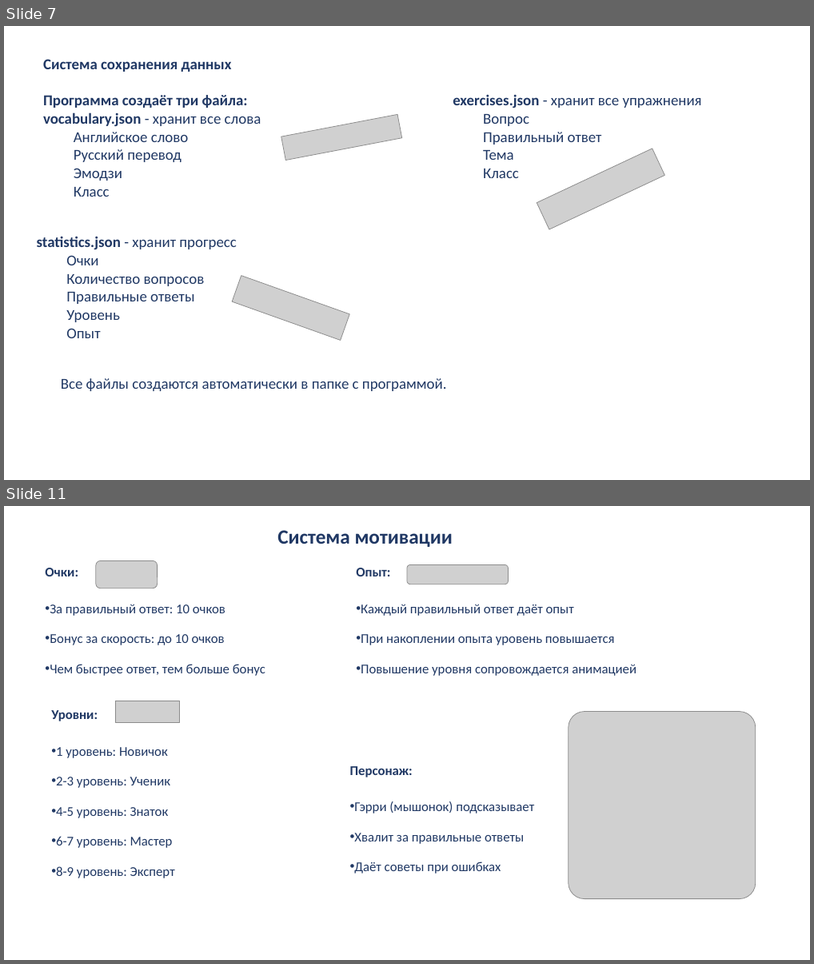
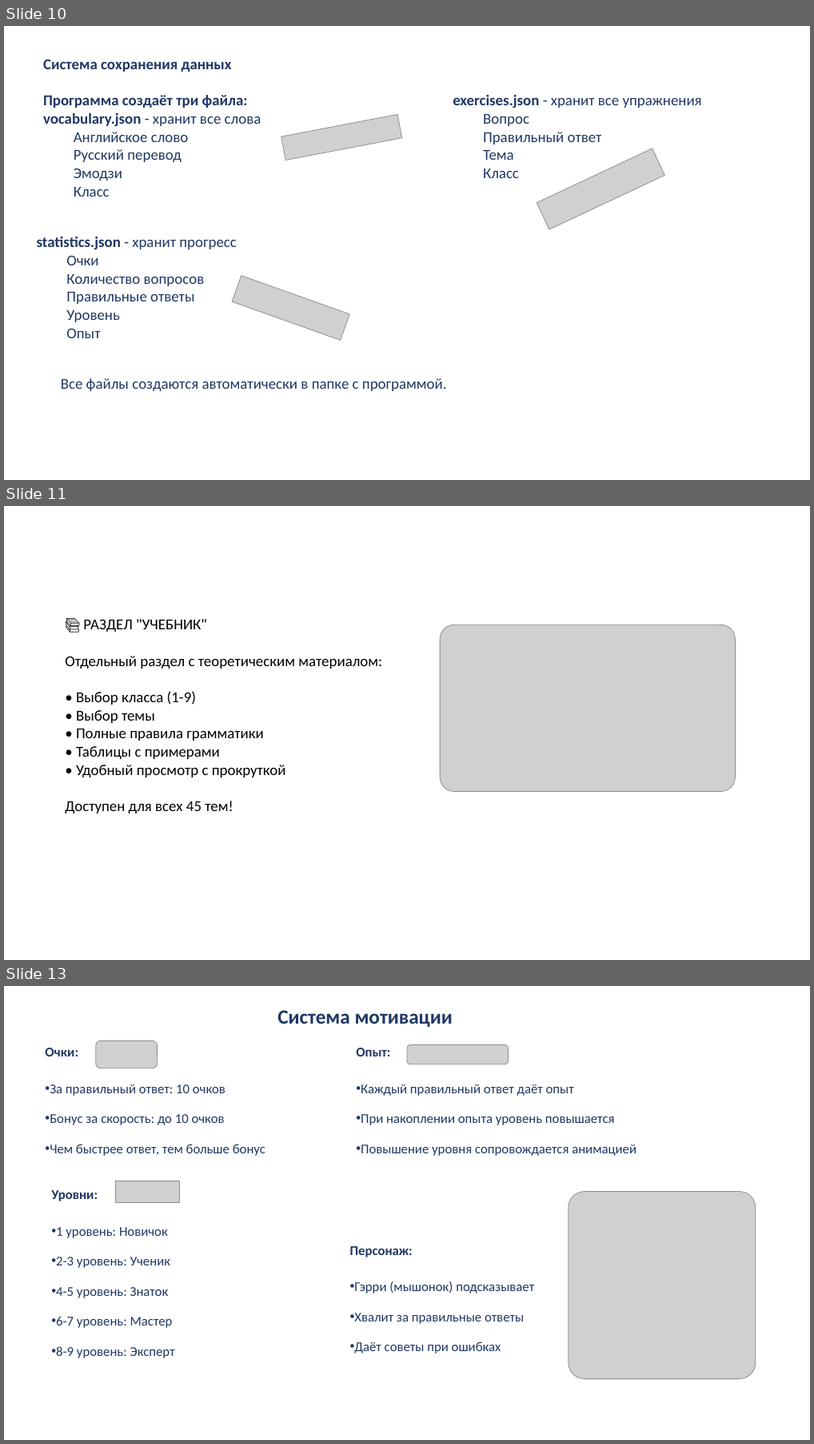
Before and after one commit to Luna66648/English-Adventure, a slide deck: 🎓 ENGLISH ADVENTURE.pptx. Shown one above the other, each under a label of ours: slides 7 and 11 before the commit, slides 10, 11 and 13 after it; the slides between them are not shown. The pictures are 814x964 and 814x1444 pixels, drawn with LibreOffice and Linux fonts; fonts in the diff are those of the drawing; grey boxes stand for pictures; background and template pictures are left out. Boxes give left, top, right and bottom in pixels: in the first picture for what was removed or moved away, otherwise in the second. Text is boxed around its words. In the diff, an @@ line names an element or a change of style, - is before the commit and + after.

```diff
--- a/🎓 ENGLISH ADVENTURE.pptx
+++ b/🎓 ENGLISH ADVENTURE.pptx
@@ slide 11 added at <box>4,506,810,960</box>, background picture (left out) @@
@@ text added at <box>65,619,382,813</box>, 18 pt, text #000000 @@
+📚 РАЗДЕЛ "УЧЕБНИК"
+Отдельный раздел с теоретическим материалом:
+• Выбор класса (1-9)
+• Выбор темы
+• Полные правила грамматики
+• Таблицы с примерами
+• Удобный просмотр с прокруткой
+Доступен для всех 45 тем!
@@ picture added at <box>440,624,735,791</box> @@
@@ what was slide 7 is now slide 10 @@
@@ what was slide 11 is now slide 13 @@
```
Also in this commit, not shown: 4 slides changed, 4 other slides added, 2 other files.
